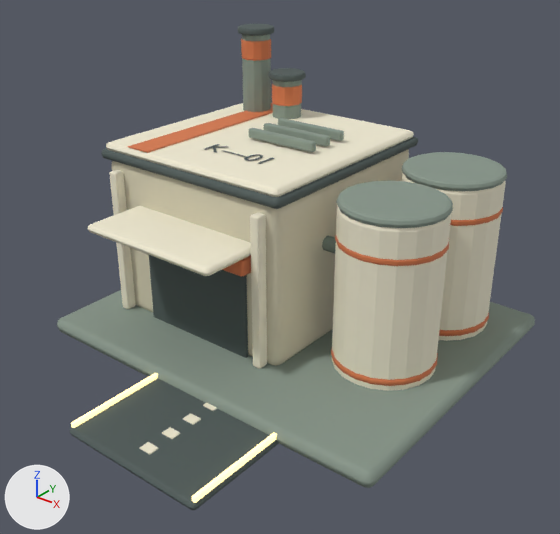
Two versions of the Blender file assets/blender/refinery.blend, one commit apart.
Before and after are seen from a 50 mm lens placed at (12.97, -17.07, 12.6), pointed at (0.68, -1.71, 3.08). Every picture has the same lights, and +X, +Y and +Z are marked at lower left. The first picture is the older version.

Objects in the first picture: 'ProcessingStructure'.
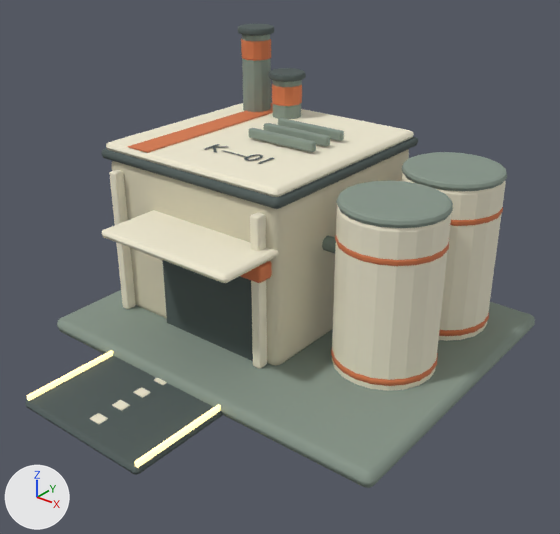
The change, as a list of edits to the scene's bpy script:
```text
Change me_cube_094:
    where me_cube_094.from_pydata(...)  # 3356 vertices, 2957 faces; spans x -5.9..5.9, y -7.9..4.9, z 0.0..8.61
    used by ob_processingstructure; location = (0.0, 0.0, 0.0)
    me_cube_094 part 1: the loose piece of 56 vertices spanning x -3.55..0.35, y -2.86..-2.72, z 0.35..3.45 is moved by (0.6, 0.0, 0.0)
    me_cube_094 part 2: the loose piece of 56 vertices spanning x -3.85..0.65, y -3.29..-2.73, z 3.33..3.83 is moved by (0.6, 0.0, 0.0)
    me_cube_094 part 3: the loose piece of 56 vertices spanning x -3.95..0.75, y -4.7..-2.5, z 3.89..4.14 is moved by (0.6, 0.0, 0.0)
    me_cube_094 part 4: the loose piece of 56 vertices spanning x -1.35..3.15, y -7.9..-4.5, z 0.0..0.24 is moved by (-1.9, 0.0, 0.0)
    me_cube_094 part 5: the loose piece of 56 vertices spanning x -1.31..-1.19, y -7.8..-4.6, z 0.21..0.37 is moved by (-1.9, 0.0, 0.0)
    me_cube_094 part 6: the loose piece of 56 vertices spanning x 2.99..3.11, y -7.8..-4.6, z 0.21..0.37 is moved by (-1.9, 0.0, 0.0)
    me_cube_094 part 7: the loose piece of 56 vertices spanning x 0.71..1.09, y -5.05..-4.75, z 0.23..0.27 is moved by (-1.9, 0.0, 0.0)
    me_cube_094 part 8: the loose piece of 56 vertices spanning x 0.71..1.09, y -5.8..-5.5, z 0.23..0.27 is moved by (-1.9, 0.0, 0.0)
    me_cube_094 part 9: the loose piece of 56 vertices spanning x 0.71..1.09, y -6.55..-6.25, z 0.23..0.27 is moved by (-1.9, 0.0, 0.0)
    me_cube_094 part 10: the loose piece of 56 vertices spanning x 0.71..1.09, y -7.3..-7.0, z 0.23..0.27 is moved by (-1.9, 0.0, 0.0)
```

What differs and where, as boxes [x1, y1, x2, y2] in the pictures (560 x 534 px; the box of a moved part takes in the faces that stretch with it):
'ProcessingStructure', reshaped (7% wider): before [57, 24, 535, 510]; after [25, 24, 535, 488]
part 1 of me_cube_094, moved or reshaped: before [149, 255, 248, 358]; after [162, 260, 253, 361]
part 2 of me_cube_094, moved or reshaped: before [222, 255, 251, 277]; after [241, 261, 272, 283]
part 3 of me_cube_094, moved or reshaped: before [88, 206, 251, 276]; after [101, 210, 279, 283]
part 4 of me_cube_094, moved or reshaped: before [69, 378, 279, 510]; after [25, 356, 223, 475]
part 5 of me_cube_094, moved or reshaped: before [71, 373, 158, 428]; after [27, 350, 113, 401]
part 6 of me_cube_094, moved or reshaped: before [192, 432, 277, 503]; after [134, 404, 221, 468]
part 7 of me_cube_094, moved or reshaped: before [203, 403, 217, 411]; after [154, 378, 167, 385]
part 8 of me_cube_094, moved or reshaped: before [183, 413, 201, 425]; after [133, 387, 151, 398]
part 9 of me_cube_094, moved or reshaped: before [162, 427, 180, 439]; after [112, 400, 130, 411]
part 10 of me_cube_094, moved or reshaped: before [139, 442, 159, 455]; after [90, 413, 108, 424]
